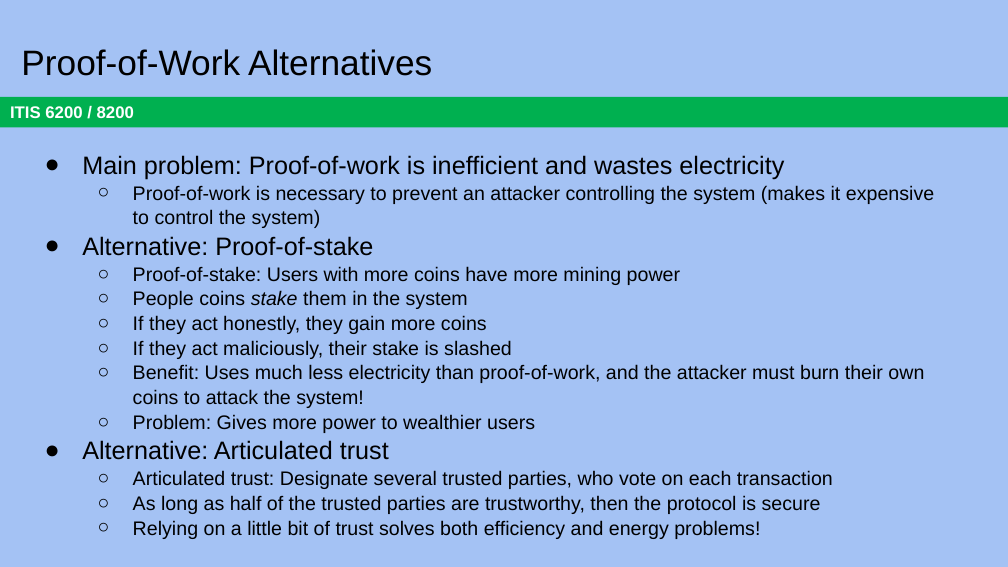
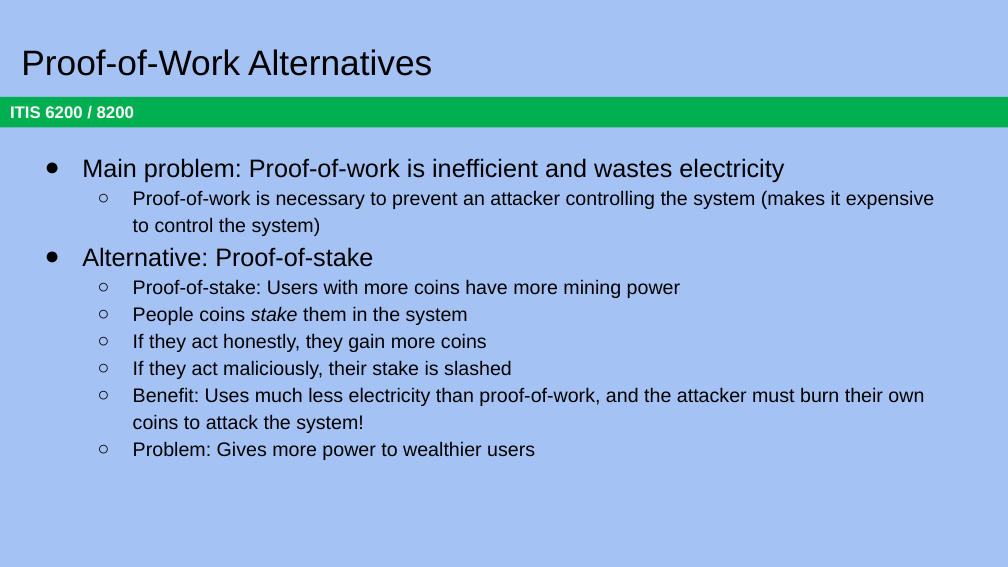
Before and after one commit to jx5c/github.io, a slide deck: slide 36 of teaching/ITIS6200/2023fa/lectures/lec08.pptx. Drawn at 1008x567 pixels with LibreOffice and Linux fonts; fonts in the diff are those of the drawing. Boxes give left, top, right and bottom in pixels: in the first picture for what was removed or moved away, otherwise in the second. Text is boxed around its words. In the diff, an @@ line names an element or a change of style, - is before the commit and + after.

```diff
--- a/teaching/ITIS6200/2023fa/lectures/lec08.pptx
+++ b/teaching/ITIS6200/2023fa/lectures/lec08.pptx
@@ text "Main problem: Proof-of-work is inefficient ..." at box(82, 158, 934, 460): line spacing 1.05 to 1.15 @@
@@ text at box(82, 440, 833, 539): paragraphs removed @@
-● Alternative: Articulated trust
-  ○ Articulated trust: Designate several trusted parties, who vote on each transaction
-  ○ As long as half of the trusted parties are trustworthy, then the protocol is secure
-  ○ Relying on a little bit of trust solves both efficiency and energy problems!
```
Also in this commit, not shown: 10 other slides changed, 2 other files.
